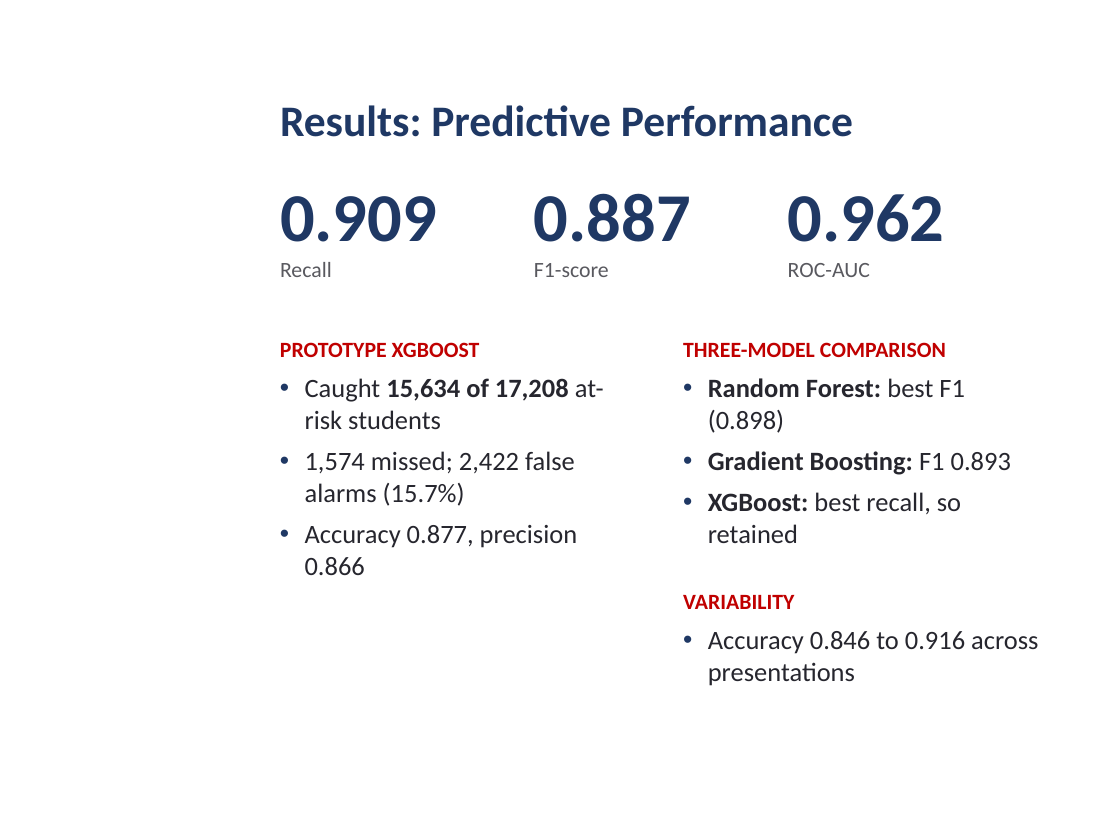
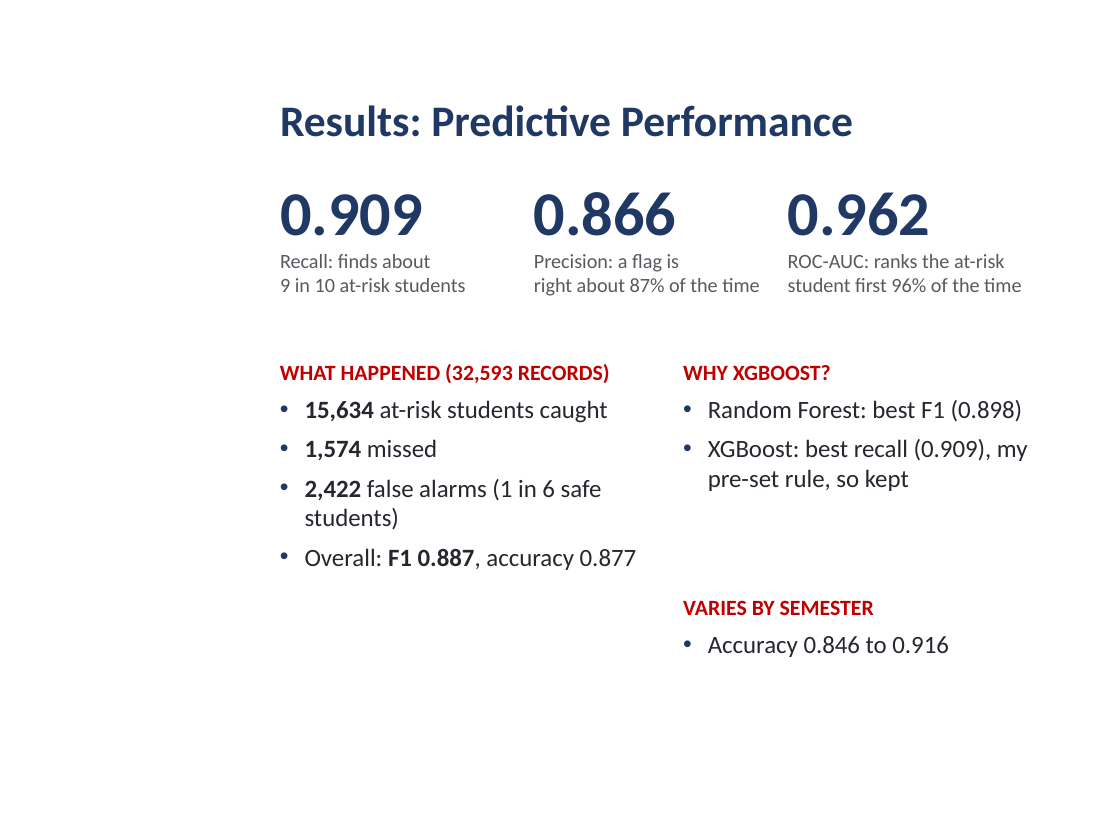
Before and after one commit to daniel-larry/python-run-result, a slide deck: slide 8 of Internal_Defense_Presentation.pptx. Drawn at 1120x840 pixels with LibreOffice and Linux fonts; fonts in the diff are those of the drawing; background and template pictures are left out. Boxes give left, top, right and bottom in pixels: in the first picture for what was removed or moved away, otherwise in the second. Text is boxed around its words. In the diff, an @@ line names an element or a change of style, - is before the commit and + after.

```diff
--- a/Internal_Defense_Presentation.pptx
+++ b/Internal_Defense_Presentation.pptx
@@ text at [280,194,423,236]: size 44 to 40 pt in "0.909" @@
@@ text at [534,192,759,296]: text changed; size 14 to 13 pt @@
-0.887
-F1-score
+0.866
+Precision: a flag is
+right about 87% of the time
@@ text at [788,192,931,236]: size 44 to 40 pt in "0.962" @@
@@ text at [280,254,466,292]: text changed; size 14 to 13 pt @@
-Recall
+Recall: finds about
+9 in 10 at-risk students
@@ text at [788,254,1021,292]: text changed; size 14 to 13 pt @@
-ROC-AUC
+ROC-AUC: ranks the at-risk
+student first 96% of the time
@@ text "WHY XGBOOST?": place and size @@
-text "WHY XGBOOST?" at [683,342,1011,543]
+text "WHY XGBOOST?" at [683,365,1028,491]
@@ text at [280,364,637,570]: text changed; size 17 to 16 pt @@
-PROTOTYPE XGBOOST
-• Caught 15,634 of 17,208 at-risk students
-• 1,574 missed; 2,422 false alarms (15.7%)
-• Accuracy 0.877, precision 0.866
+WHAT HAPPENED (32,593 RECORDS)
+• 15,634 at-risk students caught
+• 1,574 missed
+• 2,422 false alarms (1 in 6 safe students)
+• Overall: F1 0.887, accuracy 0.877
@@ text at [683,365,831,380]: text changed @@
-THREE-MODEL COMPARISON
+WHY XGBOOST?
@@ text at [708,400,1023,422]: size 17 to 16 pt in "Random Forest: best F1 (0.898)"; bold off in "Random Forest:" @@
@@ text at [708,439,1028,491]: text changed; size 17 to 16 pt @@
-• Gradient Boosting: F1 0.893
-• XGBoost: best recall, so retained
+• XGBoost: best recall (0.909), my pre-set rule, so kept
@@ text at [683,600,949,657]: text changed; size 17 to 16 pt @@
-VARIABILITY
-• Accuracy 0.846 to 0.916 across presentations
+VARIES BY SEMESTER
+• Accuracy 0.846 to 0.916
```
Also in this commit, not shown: 4 other slides changed.
